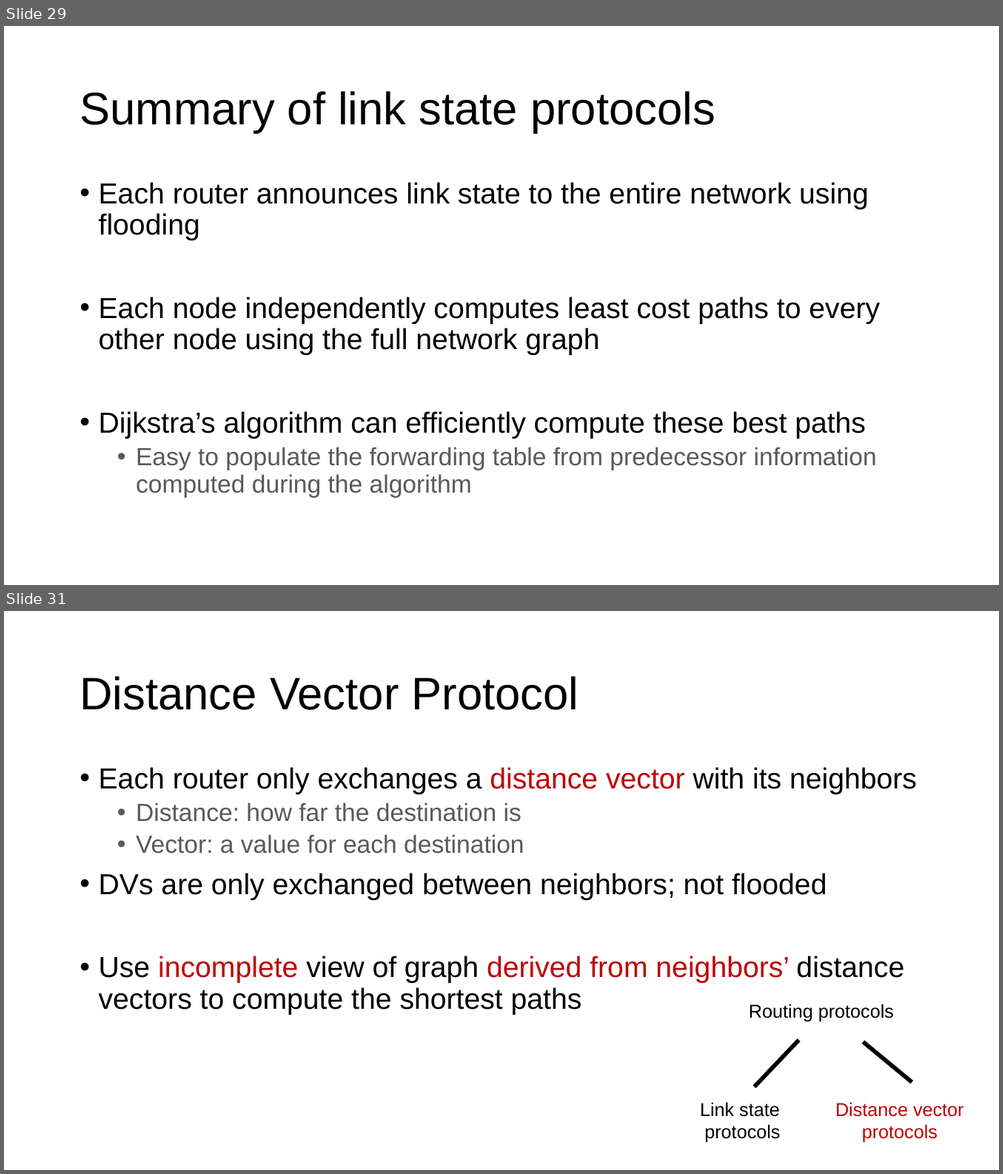
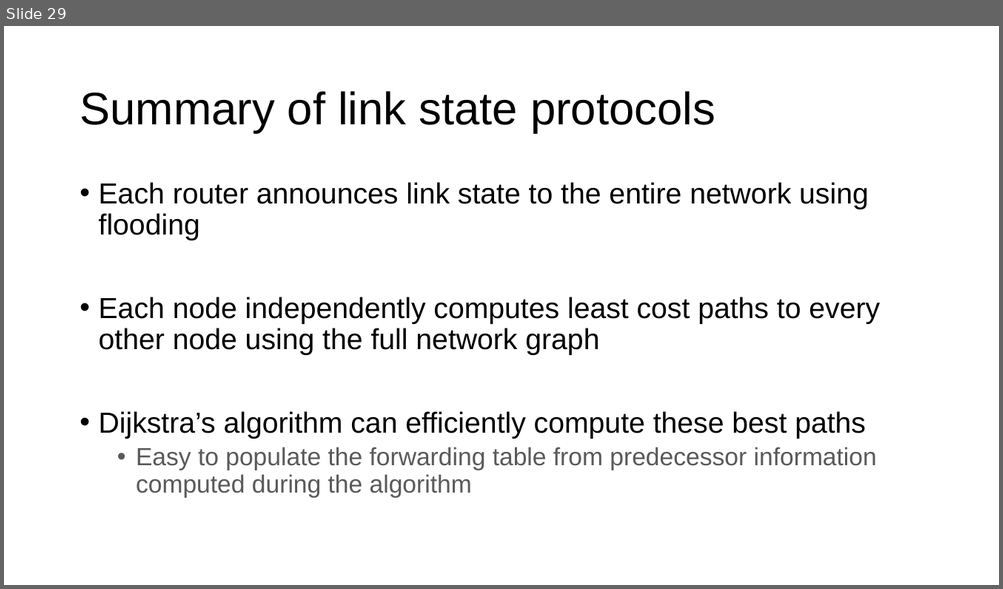
Before and after one commit to ngsrinivas/coursegen, a slide deck: ex/352-F24/staging/352-F24/lectures/23-net-debugging-routing.pptx. Shown one above the other, each under a label of ours: slides 29 and 31 before the commit, slide 29 after it; the slides between them are not shown. The pictures are 1003x1174 and 1003x589 pixels, drawn with LibreOffice and Linux fonts; fonts in the diff are those of the drawing. Boxes give left, top, right and bottom in pixels: in the first picture for what was removed or moved away, otherwise in the second. Text is boxed around its words. In the diff, an @@ line names an element or a change of style, - is before the commit and + after.

Commit message:
Add lecture 24 (routing) and clip earlier lectures

```diff
--- a/ex/352-F24/staging/352-F24/lectures/23-net-debugging-routing.pptx
+++ b/ex/352-F24/staging/352-F24/lectures/23-net-debugging-routing.pptx
@@ slide 31 removed at (4, 611, 999, 1170), background #FFFFFF @@
@@ title removed at (79, 676, 579, 710) @@
-Distance Vector Protocol
@@ text removed at (99, 767, 916, 1015) @@
-• Each router only exchanges a distance vector with its neighbors
-  • Distance: how far the destination is
-  • Vector: a value for each destination
-• DVs are only exchanged between neighbors; not flooded
-• Use incomplete view of graph derived from neighbors’ distance vectors to compute the shortest paths
@@ group removed at (700, 1004, 964, 1143): 3 texts, 2 lines @@
-Distance vector protocols
-Routing protocols
-Link state
-protocols
```
Also in this commit, not shown: 9 other slides removed, 6 other files.
